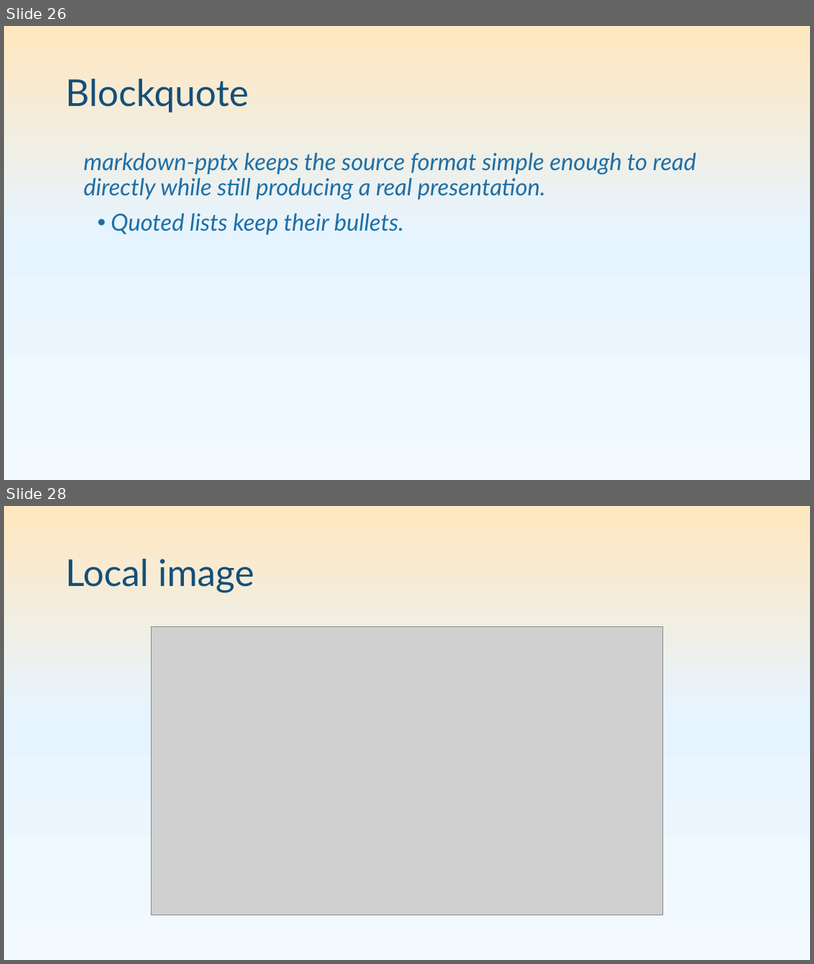
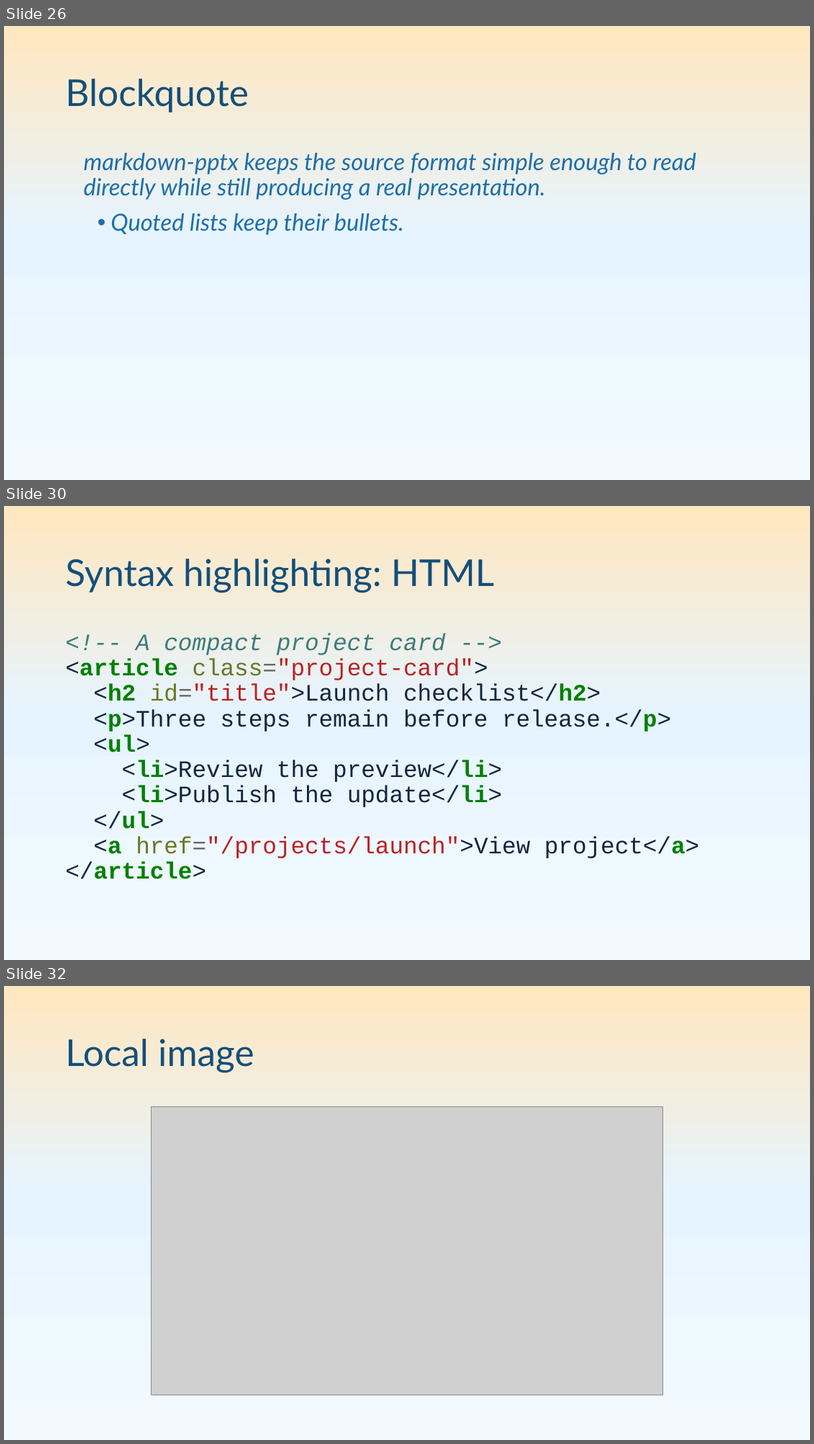
Before and after one commit to pseudosavant/markdown-pptx, a slide deck: sample/showcase.pptx. Shown one above the other, each under a label of ours: slides 26 and 28 before the commit, slides 26, 30 and 32 after it; the slides between them are not shown. The pictures are 814x964 and 814x1444 pixels, drawn with LibreOffice and Linux fonts; fonts in the diff are those of the drawing; grey boxes stand for pictures. Boxes give left, top, right and bottom in pixels: in the first picture for what was removed or moved away, otherwise in the second. Text is boxed around its words. In the diff, an @@ line names an element or a change of style, - is before the commit and + after.

Commit message:
Show syntax highlighting for Python TypeScript HTML and CSS

```diff
--- a/sample/showcase.pptx
+++ b/sample/showcase.pptx
@@ slide 30 added at [4,506,810,960], background gradient #F3FAFF to #E6F4FF to #FFE7BF @@
@@ title added at [65,559,494,592], 44 pt, text #144F79 @@
+Syntax highlighting: HTML
@@ text added at [65,633,700,879], 28 pt, text #10263F @@
+<!-- A compact project card -->
+<article class="project-card">
+<h2 id="title">Launch checklist</h2>
+<p>Three steps remain before release.</p>
+<ul>
+<li>Review the preview</li>
+<li>Publish the update</li>
+</ul>
+<a href="/projects/launch">View project</a>
+</article>
@@ what was slide 28 is now slide 32 @@
```
Also in this commit, not shown: 1 slide changed, 3 other slides added, 1 other file.
